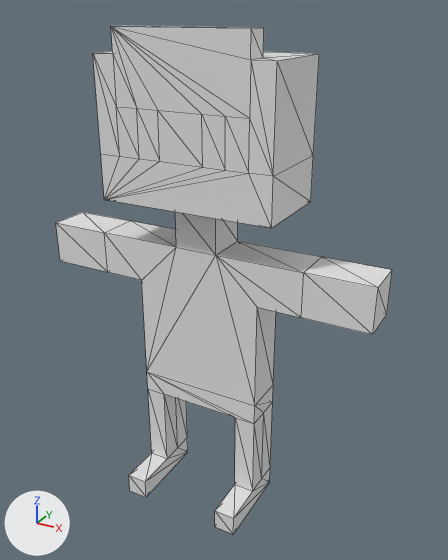
Renders of the FBX model SurviveThePandemic/Assets/Animation/Personaje 1/personaje@Walking.fbx from each side of a commit.
Rendered twice from a 50 mm lens placed at (0.0332, -0.0004, 0.0427), pointed at (0.0208, 0.0221, 0.0314). Arrows for +X, +Y and +Z are at lower left; the lights stay in place. Mesh edges are drawn as thin lines. Where no turn or scale is listed for an object, it has been applied to the vertices.

Objects in the first picture: 'unamed'.
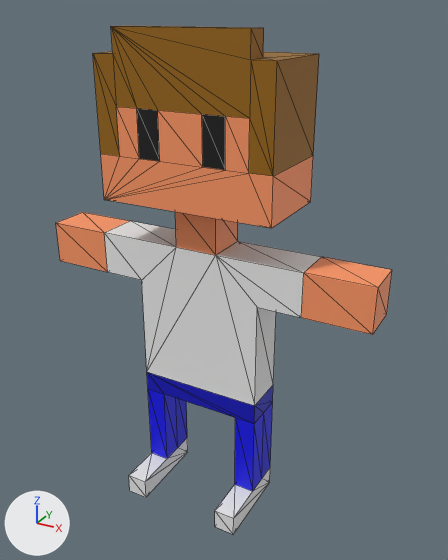
Pixel boxes [x1, y1, x2, y2] of what changed, in the pictures (448 x 560 px):
'unamed', recoloured (grey to orange)
    both: [56, 26, 392, 494]

The change, as a list of edits to the scene's bpy script:
```text
Add img_personaje_png:
    img_personaje_png = load_image('personaje.png', '_unpacked/personaje.png', 256, 1, 'sRGB')
Add mat_palettemat:
    mat_palettemat = principled_material('palettemat')
    mat_palettemat.texture = img_personaje_png  # with its transparency
    mat_palettemat.roughness = 0.553
Change me_unamedmesh:
    where me_unamedmesh.from_pydata(...)  # 100 vertices, 196 faces; spans x 0.012..0.028, y 0.019..0.024, z 0.02..0.042
    add me_unamedmesh.materials.append(mat_palettemat)  # picture img_personaje_png
```
